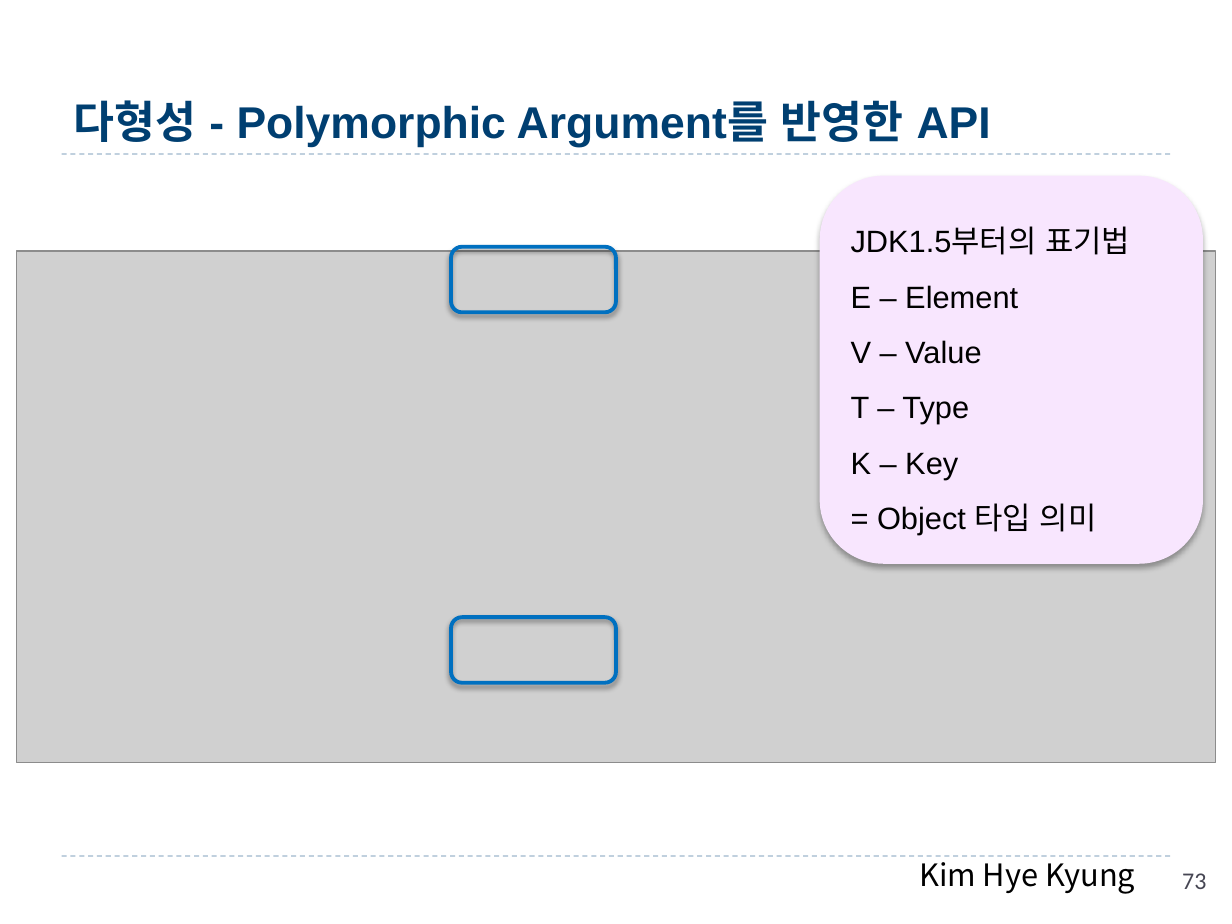
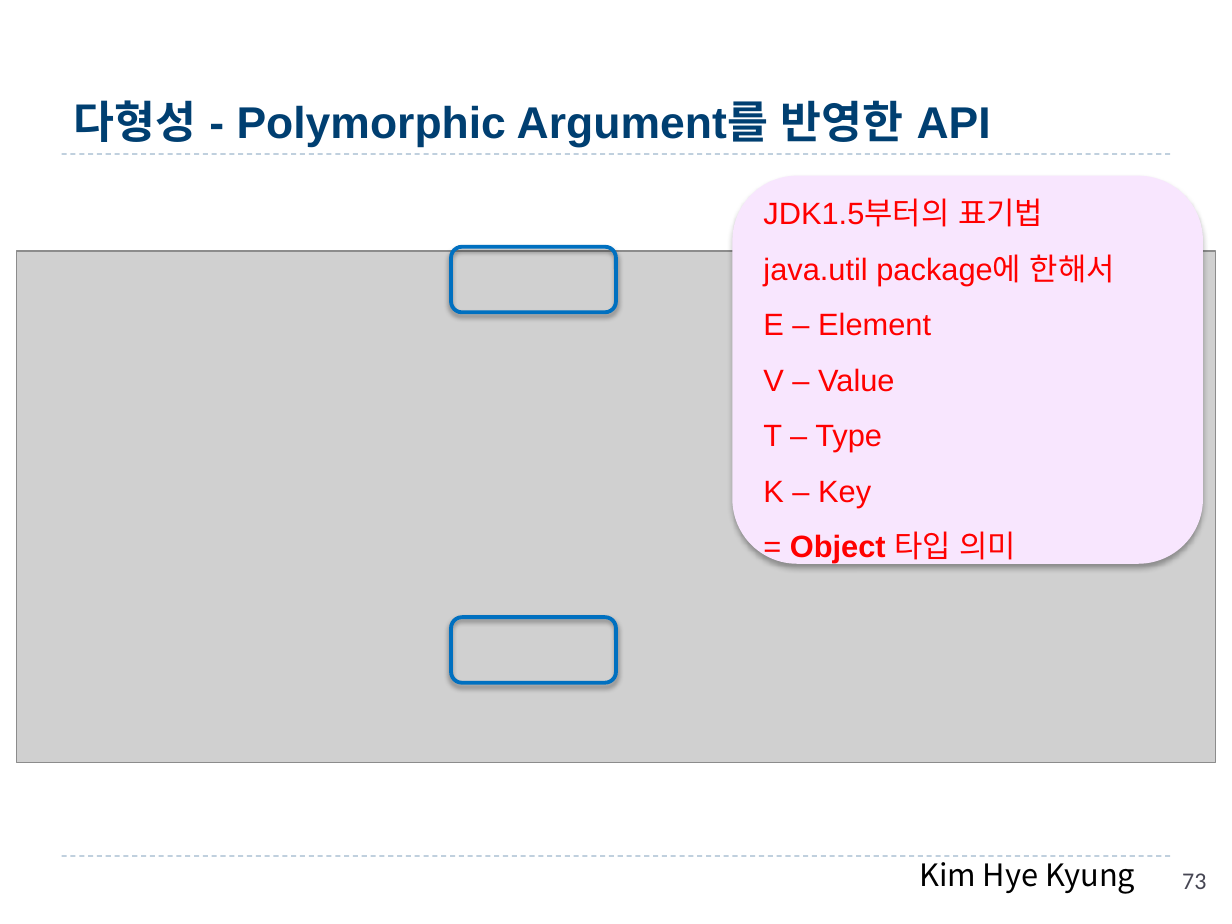
Before and after one commit to hwanginbeom/bigData, a slide deck: slide 73 of 1.Java_김혜경.pptx. Drawn at 1232x924 pixels with LibreOffice and Linux fonts; fonts in the diff are those of the drawing; grey boxes stand for pictures. Boxes give left, top, right and bottom in pixels: in the first picture for what was removed or moved away, otherwise in the second. Text is boxed around its words. In the diff, an @@ line names an element or a change of style, - is before the commit and + after.

```diff
--- a/1.Java_김혜경.pptx
+++ b/1.Java_김혜경.pptx
@@ rounded rectangle "JDK1.5부터의 표기법": place and size @@
-rounded rectangle "JDK1.5부터의 표기법" at box(819, 176, 1202, 564)
+rounded rectangle "JDK1.5부터의 표기법" at box(732, 176, 1202, 564)
@@ text in rounded rectangle at box(763, 198, 1043, 566): text colour #000000 to #FF0000 in "JDK1.5부터의 표기법", "E – Element", "V – Value", "T – Type" and 2 more places; bold on in "Object" @@
@@ text in rounded rectangle at box(763, 254, 1115, 286): paragraph added @@
+java.util package에 한해서
```
Also in this commit, not shown: 5 other slides changed, 6 other files.
